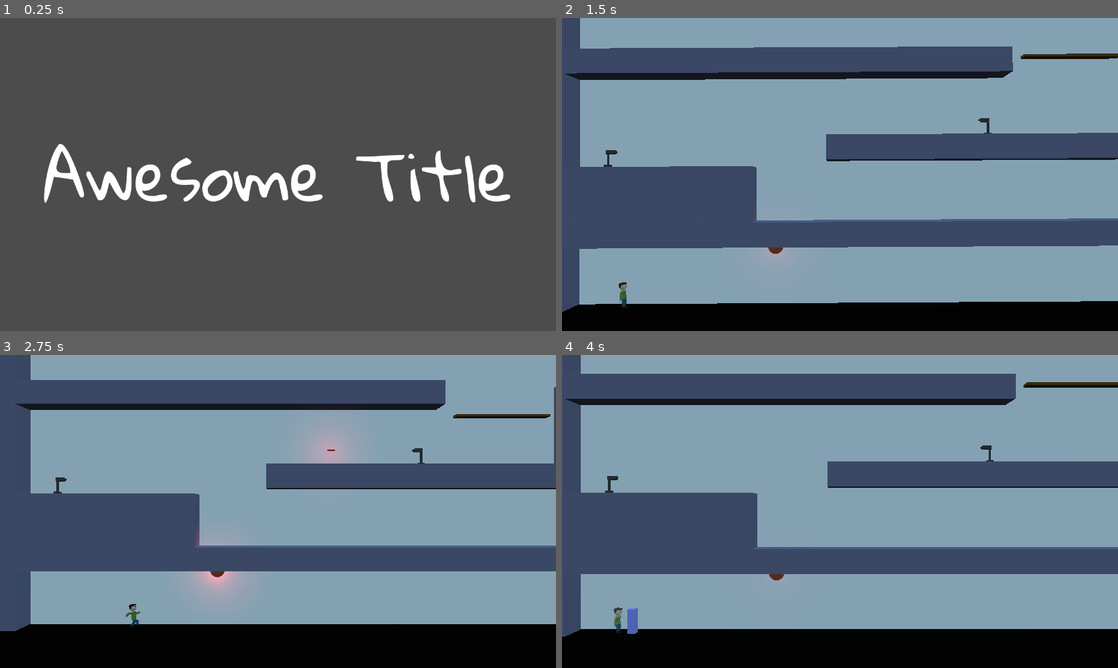
Above: before the commit, frames 1-4 (two rows, left to right).
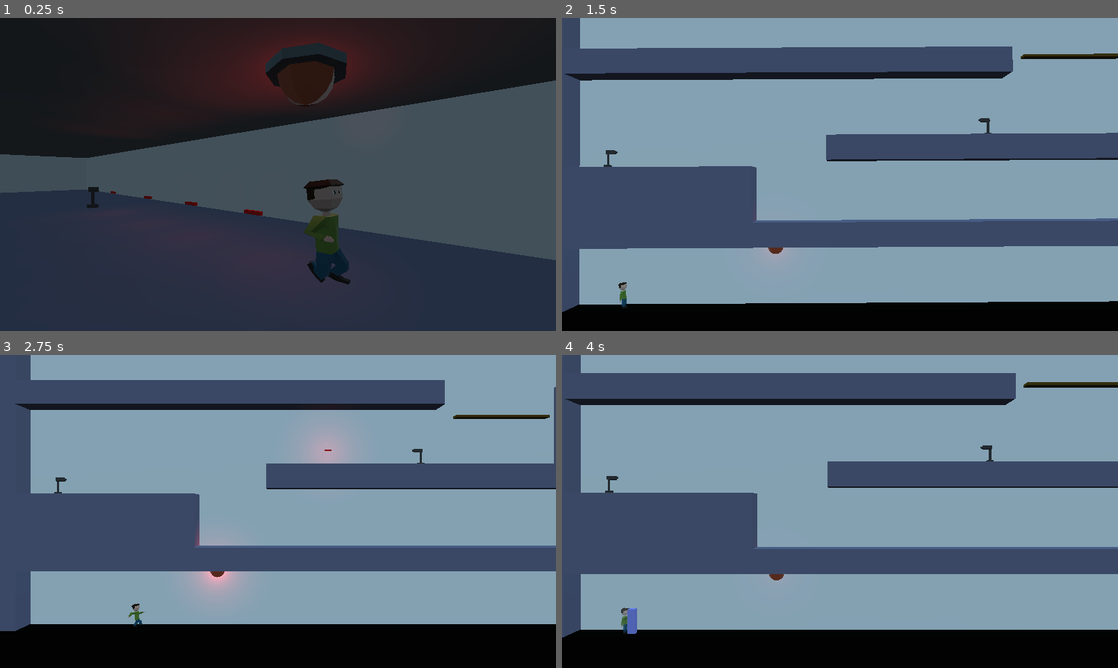
Above: after the commit, the same moments.

Repository: dsaltares/ludumdare-47
Game: Godot game, scene res://Main.tscn
Same seed, same stepped clock (60 frames per second), same inputs: the game is played once before the commit and once after it. Sound files missing from this copy of the repository are replaced by a short silence.
Inputs:
- Up to frame 1 (0.25 s): no input
- Up to frame 2 (1.5 s): tap Enter (ui_accept) at 0.5, 0.6 s; hold D (move_right) 0.53-1.28 s; tap Space (jump) at 0.77 s; hold A (move_left) from 1.28 s (still down); tap N (new_run) at 1.35 s
- Up to frame 3 (2.75 s): tap Space (jump) at 1.52 s; tap Enter (ui_accept) at 1.55, 2.3 s; release A (move_left) at 2.03 s; hold D (move_right) from 2.03 s (still down); tap C (shake) at 2.1 s
- Up to frame 4 (4 s): tap Enter (ui_accept) at 2.85, 3.6 s; tap Space (jump) at 3.02, 3.77 s; release D (move_right) at 3.53 s; hold A (move_left) from 3.53 s (still down)

The runs differ from the first frame. In frame 1, 74% of the frame differs, in the area x 0-100%, y 0-100%; in frame 2, 0.4%; in frame 3, 0.2%; in frame 4, 0.6%.

Commit message:
add main menu

Diff:
--- /dev/null
+++ b/game/Screens/Controls/ControlsFont.tres
@@ -0,0 +1,7 @@
+[gd_resource type="DynamicFont" load_steps=2 format=2]
+
+[ext_resource path="res://Screens/GloriaHallelujah-Regular.ttf" type="DynamicFontData" id=1]
+
+[resource]
+size = 30
+font_data = ExtResource( 1 )
--- a/game/Screens/MainMenu.gd
+++ b/game/Screens/MainMenu.gd
@@ -1,5 +1,44 @@
-extends Control
+extends Spatial
 
-func _process(delta: float) -> void:
-	if Input.is_action_just_pressed("ui_accept"):
+enum ControlType {
+	PC,
+	PS4,
+	XBOX,
+}
+
+onready var ps4_controls := $CanvasLayer/Controls/Pivot/PS4
+onready var xbox_controls := $CanvasLayer/Controls/Pivot/Xbox
+onready var pc_controls := $CanvasLayer/Controls/Pivot/PC
+onready var animation_player := $AnimationPlayer
+
+func _ready() -> void:
+	_show_correct_controls()
+	animation_player.play("intro")
+	yield(animation_player, "animation_finished")
+	animation_player.play("loop")
+
+func _input(event: InputEvent) -> void:
+	if event.is_pressed():
 		EventBus.emit_signal("main_menu_done")
+
+func _show_correct_controls() -> void:
+	var control_type = _get_control_type()
+	pc_controls.visible = control_type == ControlType.PC
+	ps4_controls.visible = control_type == ControlType.PS4
+	xbox_controls.visible = control_type == ControlType.XBOX
+
+func _get_control_type():
+	var has_joypad := Input.get_connected_joypads().size() > 0
+	if not has_joypad:
+		return ControlType.PC
+	var joypad_name = Input.get_joy_name(0).to_lower()
+	var names = [
+		"dualshock",
+		"ps4",
+		"sony",
+		"playstation"
+	]
+	for name in names:
+		if joypad_name.find(name) != -1:
+			return ControlType.PS4
+	return ControlType.XBOX
--- a/game/Screens/MainMenu.tscn
+++ b/game/Screens/MainMenu.tscn
@@ -1,31 +1,282 @@
-[gd_scene load_steps=4 format=2]
+[gd_scene load_steps=24 format=2]
 
 [ext_resource path="res://Screens/GloriaHallelujah-Regular.ttf" type="DynamicFontData" id=1]
 [ext_resource path="res://Screens/MainMenu.gd" type="Script" id=2]
-
-[sub_resource type="DynamicFont" id=1]
-size = 150
+[ext_resource path="res://Player/character.glb" type="PackedScene" id=3]
+[ext_resource path="res://Environment/Greybox.tscn" type="PackedScene" id=4]
+[ext_resource path="res://Environment/Alarm.tscn" type="PackedScene" id=5]
+[ext_resource path="res://LaserTurret/LaserTurret.tscn" type="PackedScene" id=6]
+[ext_resource path="res://LaserTurret/Bullet.tscn" type="PackedScene" id=7]
+[ext_resource path="res://Screens/Controls/PS4_Dpad.png" type="Texture" id=8]
+[ext_resource path="res://Screens/Controls/XboxOne_Dpad.png" type="Texture" id=9]
+[ext_resource path="res://Screens/Controls/Arrow_Right_Key_Light.png" type="Texture" id=10]
+[ext_resource path="res://Screens/Controls/N_Key_Light.png" type="Texture" id=11]
+[ext_resource path="res://Screens/Controls/Arrow_Left_Key_Light.png" type="Texture" id=12]
+[ext_resource path="res://Screens/Controls/PS4_Cross.png" type="Texture" id=13]
+[ext_resource path="res://Screens/Controls/XboxOne_A.png" type="Texture" id=14]
+[ext_resource path="res://Screens/Controls/XboxOne_B.png" type="Texture" id=15]
+[ext_resource path="res://Screens/Controls/ControlsFont.tres" type="DynamicFont" id=16]
+[ext_resource path="res://Screens/Controls/PS4_Circle.png" type="Texture" id=17]
+[ext_resource path="res://Screens/Controls/Space_Key_Light.png" type="Texture" id=18]
+[ext_resource path="res://Screens/title.png" type="Texture" id=19]
+
+[sub_resource type="SpatialMaterial" id=2]
+
+[sub_resource type="DynamicFont" id=3]
+size = 25
 font_data = ExtResource( 1 )
 
-[node name="MainMenu" type="Control"]
+[sub_resource type="Animation" id=4]
+resource_name = "intro"
+length = 1.5
+tracks/0/type = "value"
+tracks/0/path = NodePath("Diorama/Title:translation")
+tracks/0/interp = 1
+tracks/0/loop_wrap = true
+tracks/0/imported = false
+tracks/0/enabled = true
+tracks/0/keys = {
+"times": PoolRealArray( 0, 0.5, 1 ),
+"transitions": PoolRealArray( 1, 0.378929, 1.86607 ),
+"update": 0,
+"values": [ Vector3( 11.11, 2.8, -4.63 ), Vector3( 11.11, 2.8, -4.63 ), Vector3( -2.408, 2.8, -4.63 ) ]
+}
+tracks/1/type = "value"
+tracks/1/path = NodePath("CanvasLayer/Controls:modulate")
+tracks/1/interp = 1
+tracks/1/loop_wrap = true
+tracks/1/imported = false
+tracks/1/enabled = true
+tracks/1/keys = {
+"times": PoolRealArray( 0, 1, 1.5 ),
+"transitions": PoolRealArray( 1, 1, 1 ),
+"update": 0,
+"values": [ Color( 1, 1, 1, 0 ), Color( 1, 1, 1, 0 ), Color( 1, 1, 1, 1 ) ]
+}
+tracks/2/type = "value"
+tracks/2/path = NodePath("CanvasLayer/Credits:modulate")
+tracks/2/interp = 1
+tracks/2/loop_wrap = true
+tracks/2/imported = false
+tracks/2/enabled = true
+tracks/2/keys = {
+"times": PoolRealArray( 0, 1, 1.5 ),
+"transitions": PoolRealArray( 1, 1, 1 ),
+"update": 0,
+"values": [ Color( 1, 1, 1, 0 ), Color( 1, 1, 1, 0 ), Color( 1, 1, 1, 1 ) ]
+}
+
+[sub_resource type="Animation" id=5]
+resource_name = "loop"
+loop = true
+tracks/0/type = "value"
+tracks/0/path = NodePath("Diorama/Title:scale")
+tracks/0/interp = 2
+tracks/0/loop_wrap = true
+tracks/0/imported = false
+tracks/0/enabled = true
+tracks/0/keys = {
+"times": PoolRealArray( 0, 0.5, 1 ),
+"transitions": PoolRealArray( 2.82843, 0.466516, 1 ),
+"update": 0,
+"values": [ Vector3( 1, 1, 1 ), Vector3( 1.1, 1.1, 1.1 ), Vector3( 1, 1, 1 ) ]
+}
+
+[node name="MainMenu" type="Spatial"]
+script = ExtResource( 2 )
+
+[node name="Diorama" type="Spatial" parent="."]
+
+[node name="character" parent="Diorama" instance=ExtResource( 3 )]
+transform = Transform( -2.44381e-07, 0, 1.5, 0, 1.5, 0, -1.5, 0, -2.44381e-07, 0.500103, 0, 0 )
+
+[node name="AnimationPlayer" parent="Diorama/character" index="3"]
+autoplay = "Run-loop"
+
+[node name="Floor" parent="Diorama" instance=ExtResource( 4 )]
+transform = Transform( -2.44381e-06, 0, 1000, 0, 1, 0, -15, 0, -0.000162921, 0, -0.5, 0 )
+
+[node name="SideWall" parent="Diorama" instance=ExtResource( 4 )]
+transform = Transform( -8.14603e-08, 0, 1000, 0, 6, 0, -0.5, 0, -0.000162921, 0, 2.39364, -4.99826 )
+material/0 = SubResource( 2 )
+
+[node name="Ceiling" parent="Diorama" instance=ExtResource( 4 )]
+transform = Transform( 1.32716e-14, 1.95505e-06, 1000, 0.5, -1.95505e-06, 0, 8.14603e-08, 12, -0.000162921, 0, 5.00985, -0.0678139 )
+material/0 = SubResource( 2 )
+
+[node name="BackWall" parent="Diorama" instance=ExtResource( 4 )]
+transform = Transform( 0.5, 0, 0, 0, 6, 0, 0, 0, 1000, -41.5212, 2.39364, -7.5366 )
+material/0 = SubResource( 2 )
+
+[node name="Alarm" parent="Diorama" instance=ExtResource( 5 )]
+transform = Transform( 1, 0, 0, 0, -1, 3.25841e-07, 0, -3.25841e-07, -1, 0, 4.51446, 0 )
+
+[node name="Camera" type="Camera" parent="Diorama"]
+transform = Transform( 0.793247, 0, 0.6089, 0, 1, 0, -0.6089, 0, 0.793247, 2.58192, 2.26986, 4.42723 )
+
+[node name="LaserTurret" parent="Diorama" instance=ExtResource( 6 )]
+transform = Transform( 1, 0, 0, 0, 1, 0, 0, 0, 1, -16.8869, 0, 0 )
+disabled = true
+
+[node name="Bullet" parent="Diorama" instance=ExtResource( 7 )]
+transform = Transform( 1, 0, 0, 0, 1, 0, 0, 0, 1, -12.7462, 1.23518, 0 )
+speed = 0.0
+
+[node name="Bullet2" parent="Diorama" instance=ExtResource( 7 )]
+transform = Transform( 1, 0, 0, 0, 1, 0, 0, 0, 1, -8.22086, 1.23518, 0 )
+speed = 0.0
+
+[node name="Bullet3" parent="Diorama" instance=ExtResource( 7 )]
+transform = Transform( 1, 0, 0, 0, 1, 0, 0, 0, 1, -4.72522, 1.23518, 0 )
+speed = 0.0
+
+[node name="Bullet4" parent="Diorama" instance=ExtResource( 7 )]
+transform = Transform( 1, 0, 0, 0, 1, 0, 0, 0, 1, -1.66576, 1.23518, 0 )
+speed = 0.0
+
+[node name="Title" type="Sprite3D" parent="Diorama"]
+transform = Transform( 1.01212, 0, 0, 0, 1.01212, 0, 0, 0, 1.01212, -2.408, 2.8, -4.63 )
+texture = ExtResource( 19 )
+
+[node name="CanvasLayer" type="CanvasLayer" parent="."]
+
+[node name="Controls" type="ColorRect" parent="CanvasLayer"]
+modulate = Color( 1, 1, 1, 0 )
+anchor_top = 1.0
+anchor_bottom = 1.0
+margin_top = -215.0
+margin_right = 407.0
+color = Color( 0, 0, 0, 0.160784 )
+__meta__ = {
+"_edit_use_anchors_": false
+}
+
+[node name="Pivot" type="Node2D" parent="CanvasLayer/Controls"]
+position = Vector2( -1.27905, -20.4649 )
+
+[node name="Move" type="Label" parent="CanvasLayer/Controls/Pivot"]
+margin_left = 120.0
+margin_top = 25.5811
+margin_right = 193.0
+margin_bottom = 86.5811
+rect_pivot_offset = Vector2( 0.988, 0 )
+custom_fonts/font = ExtResource( 16 )
+text = "Move"
+__meta__ = {
+"_edit_use_anchors_": false
+}
+
+[node name="Jump" type="Label" parent="CanvasLayer/Controls/Pivot"]
+margin_left = 120.0
+margin_top = 86.9758
+margin_right = 194.0
+margin_bottom = 147.976
+custom_fonts/font = ExtResource( 16 )
+text = "Jump"
+__meta__ = {
+"_edit_use_anchors_": false
+}
+
+[node name="Loop" type="Label" parent="CanvasLayer/Controls/Pivot"]
+margin_left = 120.0
+margin_top = 147.091
+margin_right = 378.0
+margin_bottom = 208.091
+custom_fonts/font = ExtResource( 16 )
+text = "Trigger time loop"
+__meta__ = {
+"_edit_use_anchors_": false
+}
+
+[node name="Xbox" type="Node2D" parent="CanvasLayer/Controls/Pivot"]
+visible = false
+position = Vector2( 81, 62 )
+
+[node name="Move" type="Sprite" parent="CanvasLayer/Controls/Pivot/Xbox"]
+scale = Vector2( 0.5, 0.5 )
+texture = ExtResource( 9 )
+
+[node name="Jump" type="Sprite" parent="CanvasLayer/Controls/Pivot/Xbox"]
+position = Vector2( 0, 60 )
+scale = Vector2( 0.5, 0.5 )
+texture = ExtResource( 14 )
+
+[node name="Loop" type="Sprite" parent="CanvasLayer/Controls/Pivot/Xbox"]
+position = Vector2( 0, 120 )
+scale = Vector2( 0.5, 0.5 )
+texture = ExtResource( 15 )
+
+[node name="PC" type="Node2D" parent="CanvasLayer/Controls/Pivot"]
+visible = false
+position = Vector2( 81.8713, 62.1345 )
+
+[node name="MoveLeft" type="Sprite" parent="CanvasLayer/Controls/Pivot/PC"]
+position = Vector2( -40, 0 )
+scale = Vector2( 0.5, 0.5 )
+texture = ExtResource( 12 )
+
+[node name="MoveRight" type="Sprite" parent="CanvasLayer/Controls/Pivot/PC"]
+scale = Vector2( 0.5, 0.5 )
+texture = ExtResource( 10 )
+
+[node name="Jump" type="Sprite" parent="CanvasLayer/Controls/Pivot/PC"]
+position = Vector2( 0, 60 )
+scale = Vector2( 0.5, 0.5 )
+texture = ExtResource( 18 )
+
+[node name="Loop" type="Sprite" parent="CanvasLayer/Controls/Pivot/PC"]
+position = Vector2( 0, 120 )
+scale = Vector2( 0.5, 0.5 )
+texture = ExtResource( 11 )
+
+[node name="PS4" type="Node2D" parent="CanvasLayer/Controls/Pivot"]
+visible = false
+position = Vector2( 81, 62 )
+
+[node name="Move" type="Sprite" parent="CanvasLayer/Controls/Pivot/PS4"]
+scale = Vector2( 0.5, 0.5 )
+texture = ExtResource( 8 )
+
+[node name="Jump" type="Sprite" parent="CanvasLayer/Controls/Pivot/PS4"]
+position = Vector2( 0, 60 )
+scale = Vector2( 0.5, 0.5 )
+texture = ExtResource( 13 )
+
+[node name="Loop" type="Sprite" parent="CanvasLayer/Controls/Pivot/PS4"]
+position = Vector2( 0, 120 )
+scale = Vector2( 0.5, 0.5 )
+texture = ExtResource( 17 )
+
+[node name="Credits" type="ColorRect" parent="CanvasLayer"]
+modulate = Color( 1, 1, 1, 0 )
+anchor_left = 1.0
+anchor_top = 1.0
 anchor_right = 1.0
 anchor_bottom = 1.0
-script = ExtResource( 2 )
-__meta__ = {
-"_edit_use_anchors_": false
-}
-
-[node name="Label" type="Label" parent="."]
+margin_left = -756.0
+margin_top = -58.0
+color = Color( 0, 0, 0, 0.160784 )
+__meta__ = {
+"_edit_use_anchors_": false
+}
+
+[node name="Label" type="Label" parent="CanvasLayer/Credits"]
 anchor_left = 0.5
 anchor_top = 0.5
 anchor_right = 0.5
 anchor_bottom = 0.5
-margin_left = -541.0
-margin_top = -149.0
-margin_right = 541.0
-margin_bottom = 149.0
-custom_fonts/font = SubResource( 1 )
-text = "Awesome Title"
-__meta__ = {
-"_edit_use_anchors_": false
-}
+margin_left = -369.5
+margin_top = -25.5
+margin_right = 369.5
+margin_bottom = 25.5
+custom_fonts/font = SubResource( 3 )
+text = "A game by David Saltares and Jay Cano for Ludum Dare 47"
+__meta__ = {
+"_edit_use_anchors_": false
+}
+
+[node name="AnimationPlayer" type="AnimationPlayer" parent="."]
+anims/intro = SubResource( 4 )
+anims/loop = SubResource( 5 )
+
+[editable path="Diorama/character"]
--- a/game/Screens/ScreenManager.gd
+++ b/game/Screens/ScreenManager.gd
@@ -22,7 +22,10 @@
 		yield(animation_player, "animation_finished")
 		current_scene.queue_free()
 	add_child(next_scene)
-	animation_player.play("fade_in")
+	if current_scene:
+		animation_player.play("fade_in")
+	else:
+		animation_player.play("fade_in", -1, 0.5)
 	yield(animation_player, "animation_finished")
 	current_scene = next_scene
 	next_scene = null
Binary file added: game/Screens/Controls/A_Key_Light.png
Not shown, added: game/Screens/Controls/A_Key_Light.png.import
Binary file added: game/Screens/Controls/Arrow_Left_Key_Light.png
Not shown, added: game/Screens/Controls/Arrow_Left_Key_Light.png.import
Binary file added: game/Screens/Controls/Arrow_Right_Key_Light.png
Not shown, added: game/Screens/Controls/Arrow_Right_Key_Light.png.import
Binary file added: game/Screens/Controls/N_Key_Light.png
Not shown, added: game/Screens/Controls/N_Key_Light.png.import
Binary file added: game/Screens/Controls/PS4_Circle.png
Not shown, added: game/Screens/Controls/PS4_Circle.png.import
Binary file added: game/Screens/Controls/PS4_Cross.png
Not shown, added: game/Screens/Controls/PS4_Cross.png.import
(and 15 more such lines)
